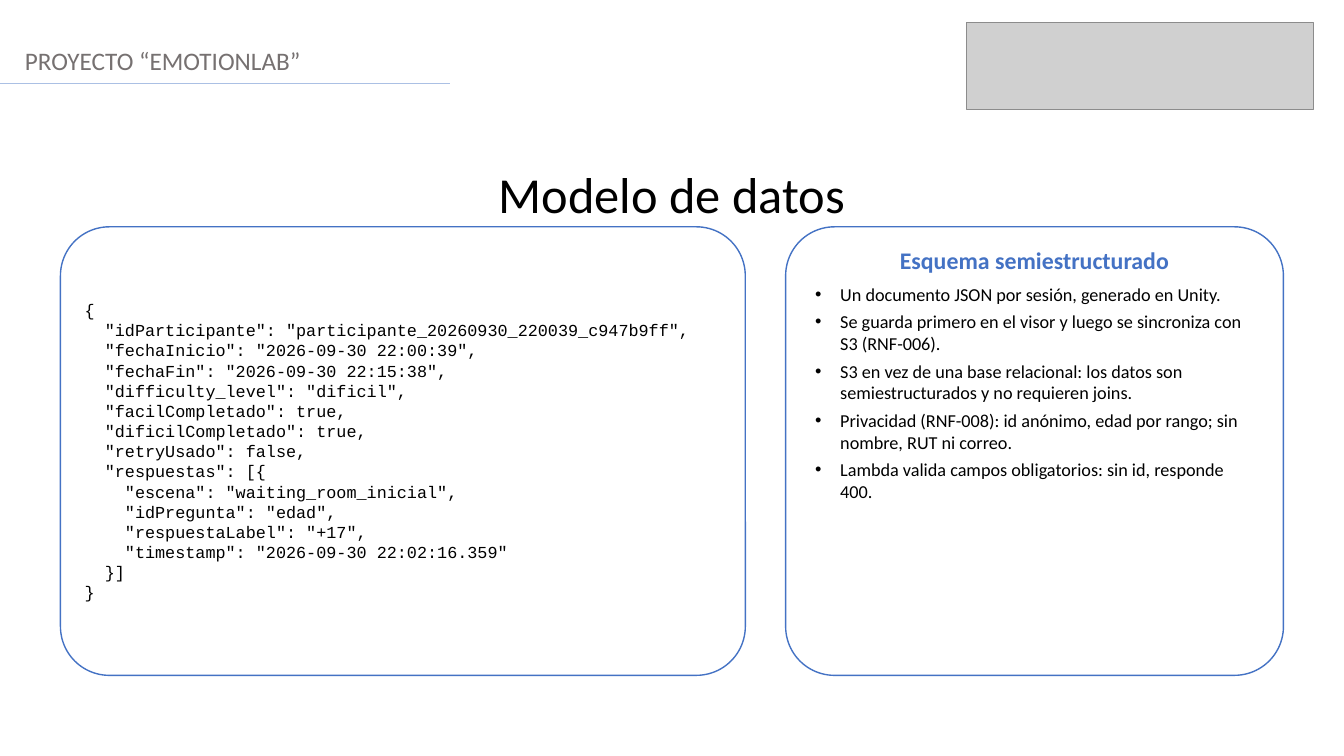
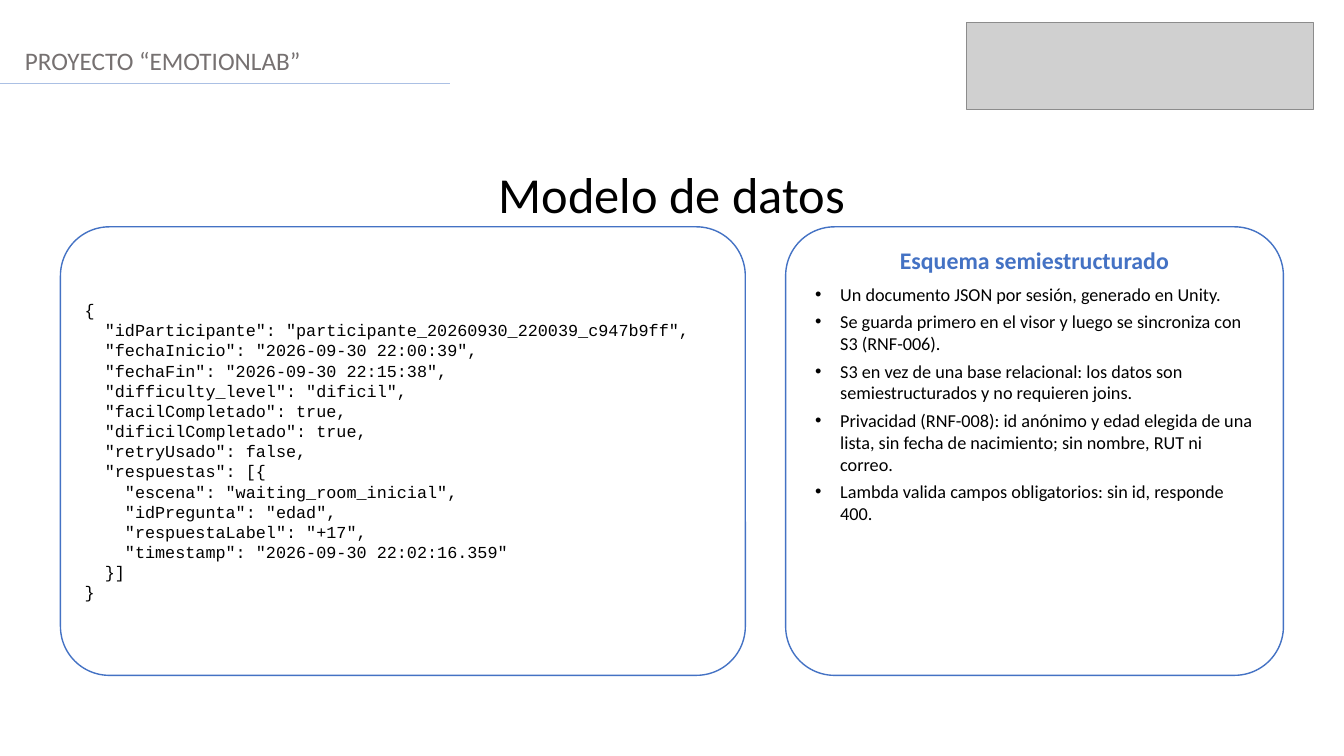
Before and after one commit to maricons/CAPSTONE_EMOTIONLAB, a slide deck: slide 9 of Fase 2/Evidencias Proyecto/Presentación Proyecto.pptx. Drawn at 1344x756 pixels with LibreOffice and Linux fonts; fonts in the diff are those of the drawing; grey boxes stand for pictures. Boxes give left, top, right and bottom in pixels: in the first picture for what was removed or moved away, otherwise in the second. Text is boxed around its words. In the diff, an @@ line names an element or a change of style, - is before the commit and + after.

```diff
--- a/Fase 2/Evidencias Proyecto/Presentación Proyecto.pptx
+++ b/Fase 2/Evidencias Proyecto/Presentación Proyecto.pptx
@@ text in rounded rectangle at [840,414,1252,471]: text changed @@
-• Privacidad (RNF-008): id anónimo, edad por rango; sin nombre, RUT ni correo.
+• Privacidad (RNF-008): id anónimo y edad elegida de una lista, sin fecha de nacimiento; sin nombre, RUT ni correo.
```
Also in this commit, not shown: 1 other slide changed.
